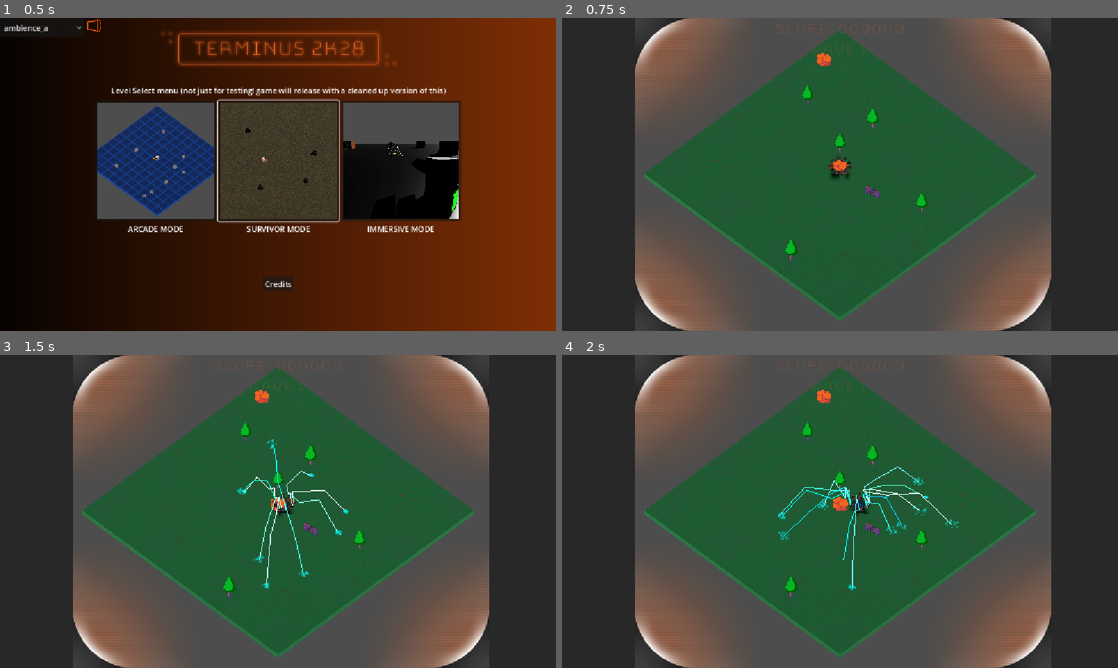
Above: before the commit, frames 1-4 (two rows, left to right).
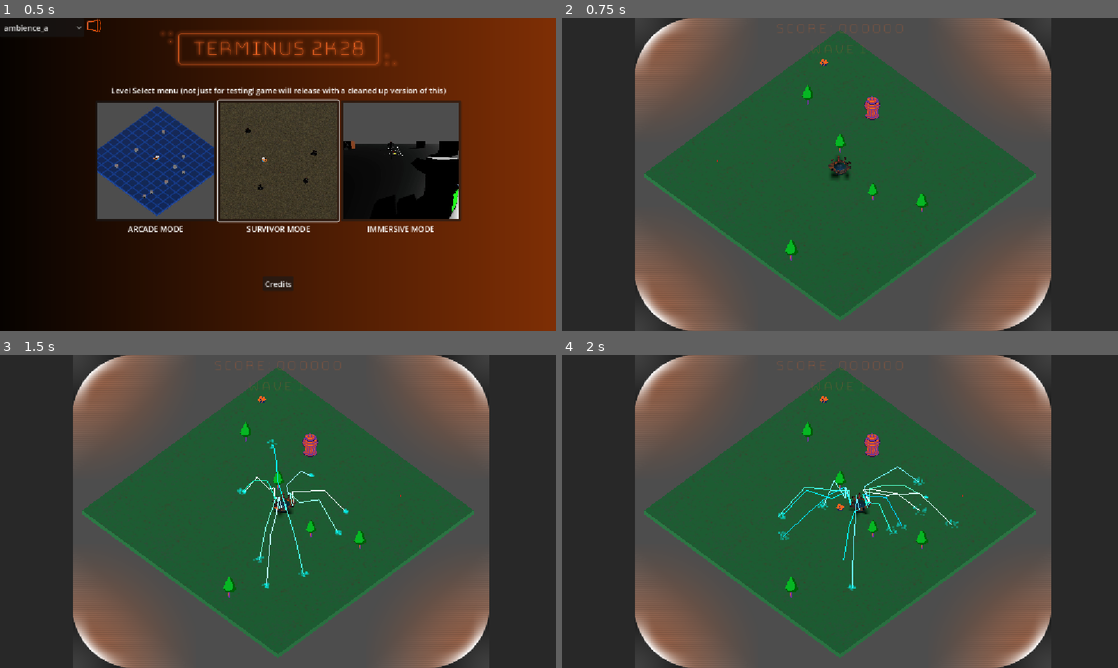
Above: after the commit, the same moments.

Repository: Gamkedo/terminus-2k28
Game: Godot game, scene res://level_menu.tscn
Same seed, same stepped clock (60 frames per second), same inputs: the game is played once before the commit and once after it.
Inputs (mouse positions are in pixels of both pictures, inside the frame that each line leads up to):
- Up to frame 1 (0.5 s): no input
- Up to frame 2 (0.75 s): click (717, 161) at 0.5 s
- Up to frame 3 (1.5 s): tap Enter at 1.25 s; move the mouse to (400, 495) at 1.27 s; press the mouse at (400, 495) at 1.28 s; hold D (walk_right) from 1.28 s (still down)
- Up to frame 4 (2 s): keep holding D (walk_right)

Frame 1 is identical in both runs. In frame 2, 0.4% of the frame differs, in the area x 45-58%, y 11-59%; in frame 3, 0.4%; in frame 4, 0.4%.

Commit message:
quick updated and new rock prop to arcade scene

Diff:
--- a/Scenes - Levels/areaArcade.tscn
+++ b/Scenes - Levels/areaArcade.tscn
@@ -17,6 +17,7 @@
 [ext_resource type="PackedScene" uid="uid://dpc1jighs0jjk" path="res://Scenes - Objects/Scenery/_scenery_item_generic.tscn" id="13_4516c"]
 [ext_resource type="PackedScene" uid="uid://bsqax7a47vrc6" path="res://Scenes - UI/game_over.tscn" id="14_c6wyi"]
 [ext_resource type="Resource" uid="uid://be7qcr1cgllpq" path="res://Scenes - Objects/Scenery/scenery_hydrant.tres" id="14_r1qmg"]
+[ext_resource type="Resource" uid="uid://jcggvrir8kj7" path="res://Scenes - Objects/Scenery/scenery_basicrock.tres" id="15_wcdhk"]
 [ext_resource type="PackedScene" uid="uid://dlqunlry06xcl" path="res://Scenes - Objects/vertical_explosion.tscn" id="18_oe8km"]
 [ext_resource type="PackedScene" uid="uid://b7muf8h4yxj5" path="res://Scenes - UI/pause_menu.tscn" id="19_tefx3"]
 [ext_resource type="Script" uid="uid://c7pgxg3avlvxo" path="res://Scripts/gameplay/level_manager/enemy_spawner.gd" id="22_l37s2"]
@@ -202,7 +203,7 @@
 [node name="SceneryPlacer" type="Node3D" parent="." unique_id=1323754423]
 script = ExtResource("10_tfrqe")
 tile_size = 4.0
-scenery_list = Array[ExtResource("11_lsjr8")]([ExtResource("12_4516c"), ExtResource("13_6qiox"), ExtResource("14_r1qmg")])
+scenery_list = Array[ExtResource("11_lsjr8")]([ExtResource("12_4516c"), ExtResource("13_6qiox"), ExtResource("14_r1qmg"), ExtResource("15_wcdhk")])
 base_spawn_chance = 0.1
 scenery_item_scene = ExtResource("13_4516c")
 border_size = 0.0
--- a/Scenes - Objects/Scenery/scenery_basicrock.tres
+++ b/Scenes - Objects/Scenery/scenery_basicrock.tres
@@ -1,11 +1,11 @@
 [gd_resource type="Resource" script_class="SceneryItem" format=3 uid="uid://jcggvrir8kj7"]
 
 [ext_resource type="Script" uid="uid://cjj7dll5q50w3" path="res://Scripts/gameplay/world/scenery_item.gd" id="1_chsso"]
-[ext_resource type="Texture2D" path="res://Sprites/Props/basic_rock_26x26.png" id="2_chsso"]
+[ext_resource type="Texture2D" uid="uid://ds57e1js5ftiq" path="res://Sprites/basic_rock_26x26.png" id="2_kcuj7"]
 
 [resource]
 script = ExtResource("1_chsso")
-sprite = ExtResource("2_chsso")
+sprite = ExtResource("2_kcuj7")
 spawn_chance = 0.9
 scale_min = 1.2
 scale_max = 1.3
--- a/Scenes - Objects/Scenery/scenery_hydrant.tres
+++ b/Scenes - Objects/Scenery/scenery_hydrant.tres
@@ -1,7 +1,7 @@
 [gd_resource type="Resource" script_class="SceneryItem" format=3 uid="uid://be7qcr1cgllpq"]
 
 [ext_resource type="Script" uid="uid://cjj7dll5q50w3" path="res://Scripts/gameplay/world/scenery_item.gd" id="1_t6nkx"]
-[ext_resource type="Texture2D" uid="uid://ds57e1js5ftiq" path="res://Sprites/basic_rock_26x26.png" id="2_1n0ko"]
+[ext_resource type="Texture2D" uid="uid://55nv21udle3s" path="res://Sprites/hydrant_64x64.png" id="2_1n0ko"]
 
 [resource]
 script = ExtResource("1_t6nkx")
Binary file changed: Sprites/basic_rock_26x26.png
Binary file changed: Sprites/hydrant_64x64.png
